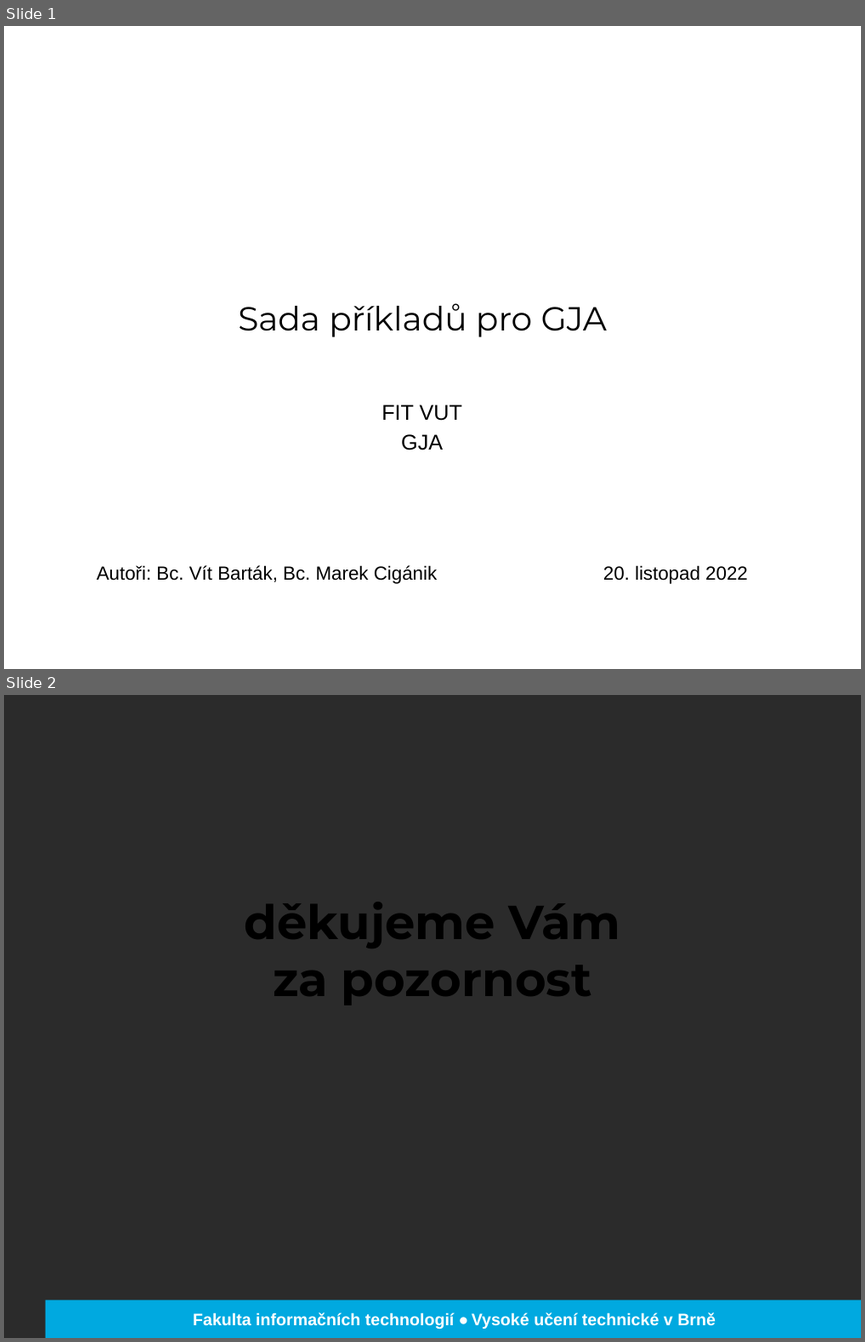
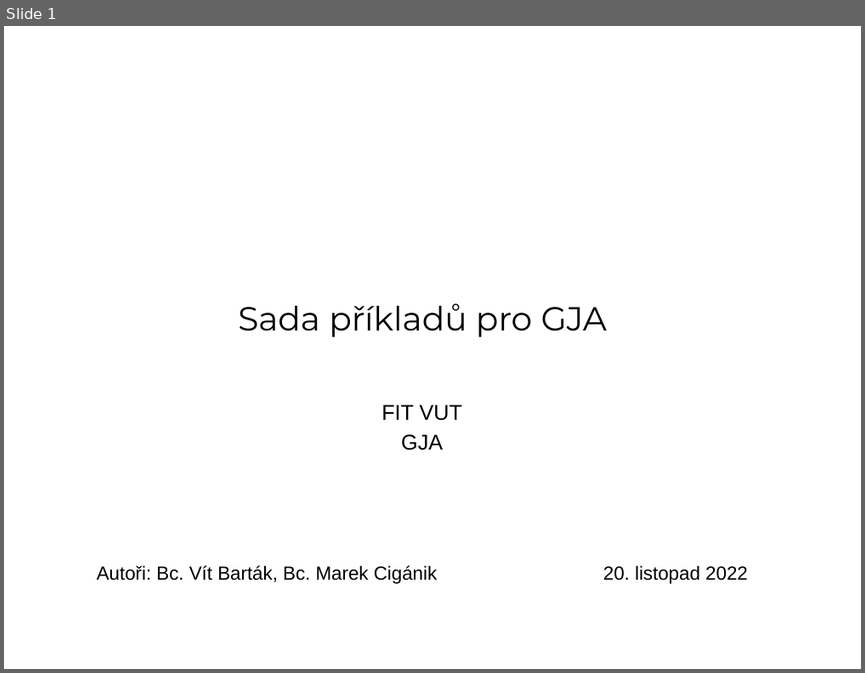
Before and after one commit to bartak-v/gja, a slide deck: xbarta47_xcigan09_gja_prezentace.pptx. Shown one above the other, each under a label of ours: slides 1 and 2 before the commit, slide 1 after it. The pictures are 865x1342 and 865x673 pixels, drawn with LibreOffice and Linux fonts; fonts in the diff are those of the drawing; background and template pictures are left out; a plain dark background stands for a picture behind light text. Boxes give left, top, right and bottom in pixels: in the first picture for what was removed or moved away, otherwise in the second. Text is boxed around its words. In the diff, an @@ line names an element or a change of style, - is before the commit and + after.

```diff
--- a/xbarta47_xcigan09_gja_prezentace.pptx
+++ b/xbarta47_xcigan09_gja_prezentace.pptx
@@ slide 2 removed at [4, 695, 861, 1338], background picture (left out) @@
@@ text removed at [244, 902, 621, 1004] @@
-děkujeme Vám
-za pozornost
@@ rectangle removed at [45, 1300, 861, 1338] @@
@@ text removed at [193, 1312, 715, 1328] @@
-Fakulta informačních technologií • Vysoké učení technické v Brně
```
Also in this commit, not shown: 5 slides added.
